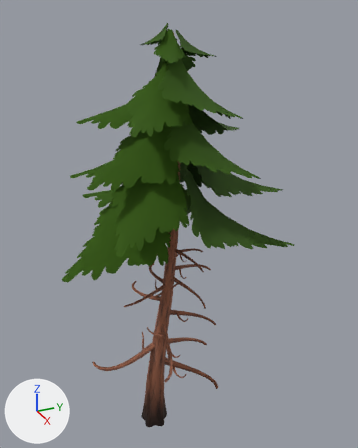
What one commit did to the glTF model assets/nature/Pine_3.gltf.
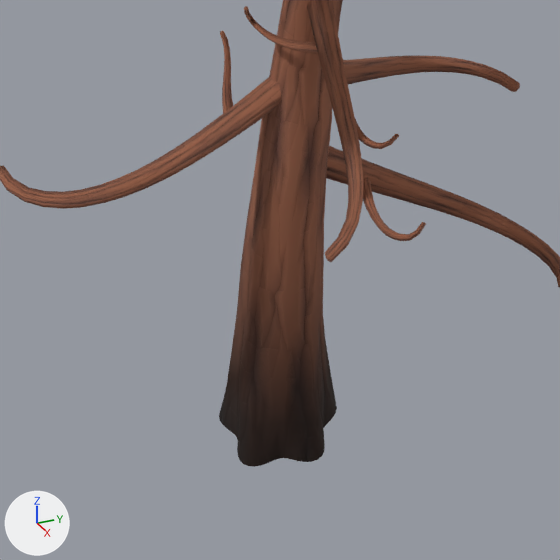
Old and new are each drawn whole from a 50 mm lens placed at (7.03, -2.62, 7.46), pointed at (-0.3, 0.68, 3.8) and again close up on the part from 26% to 60% of the width and 73% to 100% of the height. The axes (+X, +Y, +Z) are drawn at lower left. The lights are the same throughout. The first two pictures are the older version.

The first close-up shows 'Pine_3'.
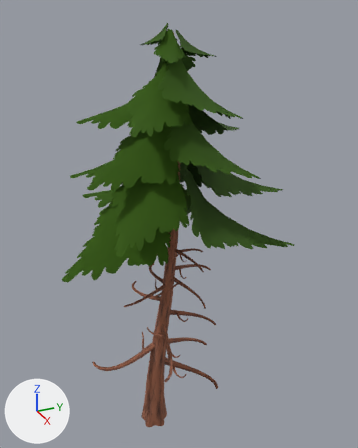
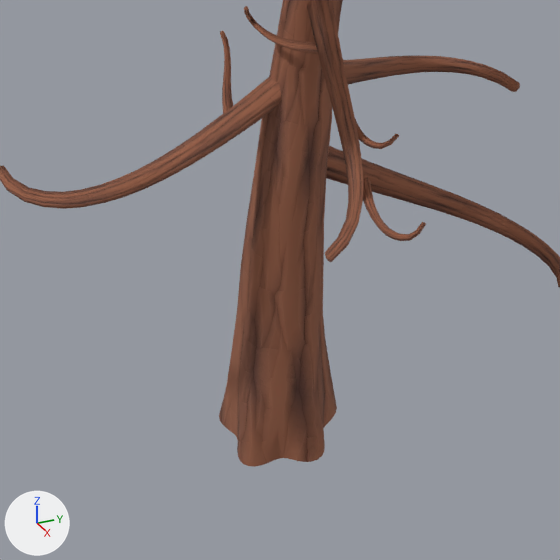
Where the newer file only moved an object's origin or applied its transform, the numbers keep the older frame.

What changed in the scene script:
```text
Change mat_bark_normaltree:
    remove # nodes: BsdfPrincipled, Math x3, Mix, NormalMap, OutputMaterial, TexImage x2, VertexColor
    nodes: BsdfPrincipled, Math x2, NormalMap, OutputMaterial, TexImage x2
Change mat_leaves_pine:
    remove # nodes: BsdfPrincipled, Math x3, Mix, OutputMaterial, TexImage, VertexColor
    nodes: BsdfPrincipled, Math x2, OutputMaterial, TexImage
```

Where the change shows, as pixel boxes (x1, y1, x2, y2) in the close-ups (560 x 560 px):
'Pine_3', recoloured (lighter): (219, 248, 337, 467) in both
